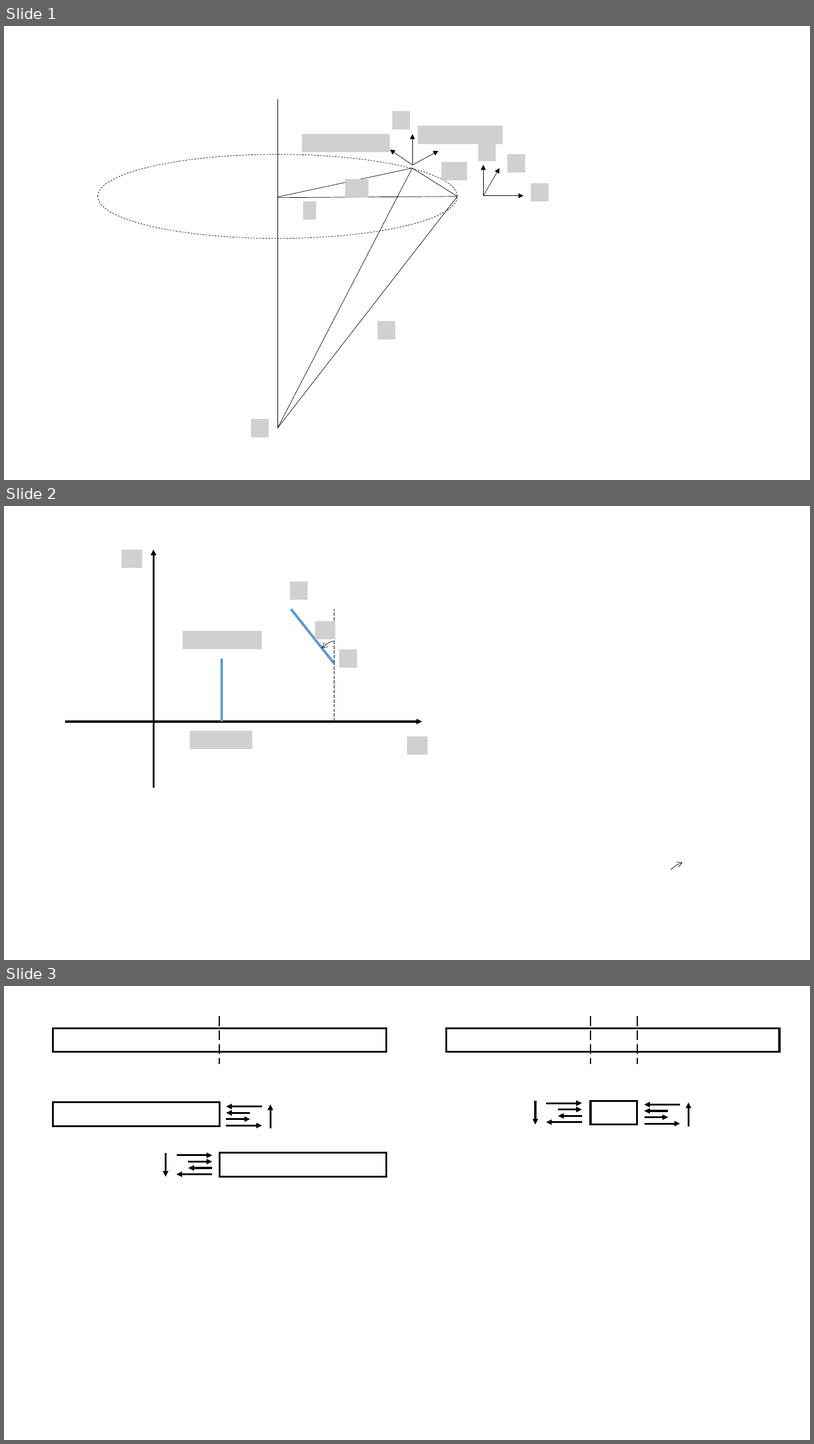
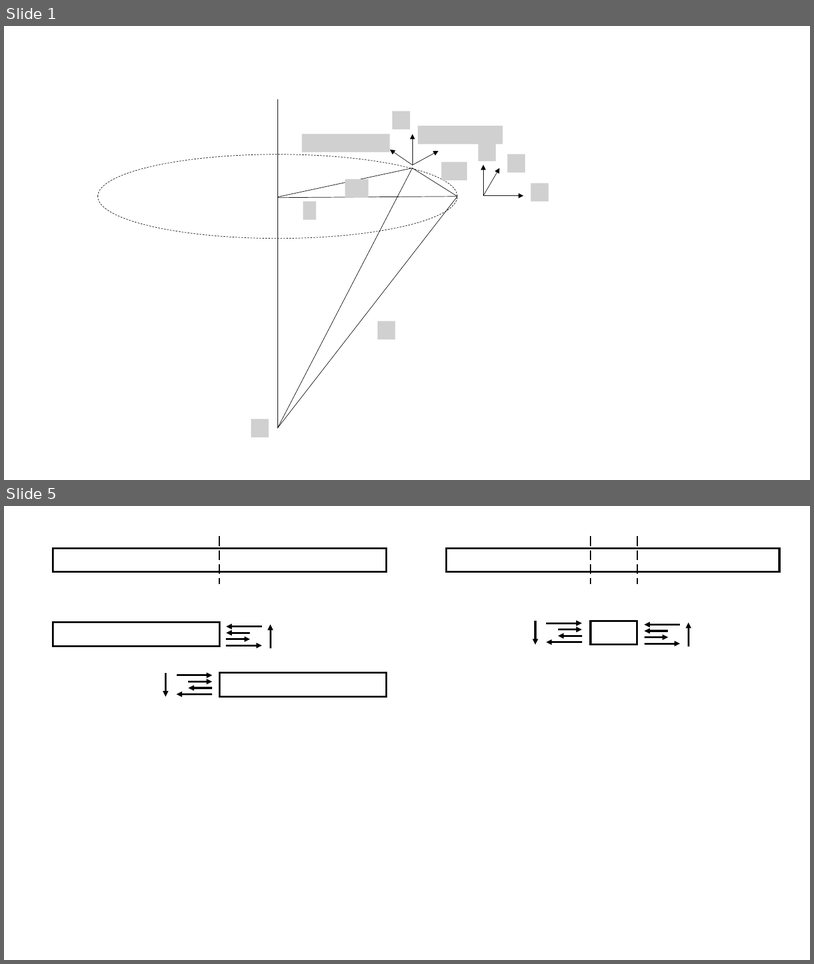
Before and after one commit to kms0523/Study, a slide deck: 그림.pptx. Shown one above the other, each under a label of ours: slides 1, 2 and 3 before the commit, slides 1 and 5 after it; the slides between them are not shown. The pictures are 814x1444 and 814x964 pixels, drawn with LibreOffice and Linux fonts; fonts in the diff are those of the drawing; grey boxes stand for pictures. Boxes give left, top, right and bottom in pixels: in the first picture for what was removed or moved away, otherwise in the second. Text is boxed around its words. In the diff, an @@ line names an element or a change of style, - is before the commit and + after.

```diff
--- a/그림.pptx
+++ b/그림.pptx
@@ slide 2 removed at [4, 506, 810, 960], background #FFFFFF @@
@@ picture removed at [122, 550, 143, 568] @@
@@ arrow removed from (153, 788) to (153, 550) @@
@@ picture removed at [290, 582, 308, 600] @@
@@ line removed from (291, 609) to (335, 663) @@
@@ line removed from (335, 663) to (335, 609) @@
@@ picture removed at [183, 631, 263, 649] @@
@@ picture removed at [315, 621, 336, 639] @@
@@ arc (boxed as its full ellipse) removed at [306, 636, 347, 680] @@
@@ picture removed at [340, 649, 357, 667] @@
@@ line removed from (222, 658) to (222, 721) @@
@@ line removed from (335, 721) to (335, 663) @@
@@ arrow removed from (65, 721) to (423, 721) @@
@@ picture removed at [190, 730, 252, 748] @@
@@ picture removed at [408, 736, 428, 754] @@
@@ arc (boxed as its full ellipse) removed at [655, 857, 696, 901] @@
@@ what was slide 3 is now slide 5 @@
```
Also in this commit, not shown: 3 slides added, 16 other files.
